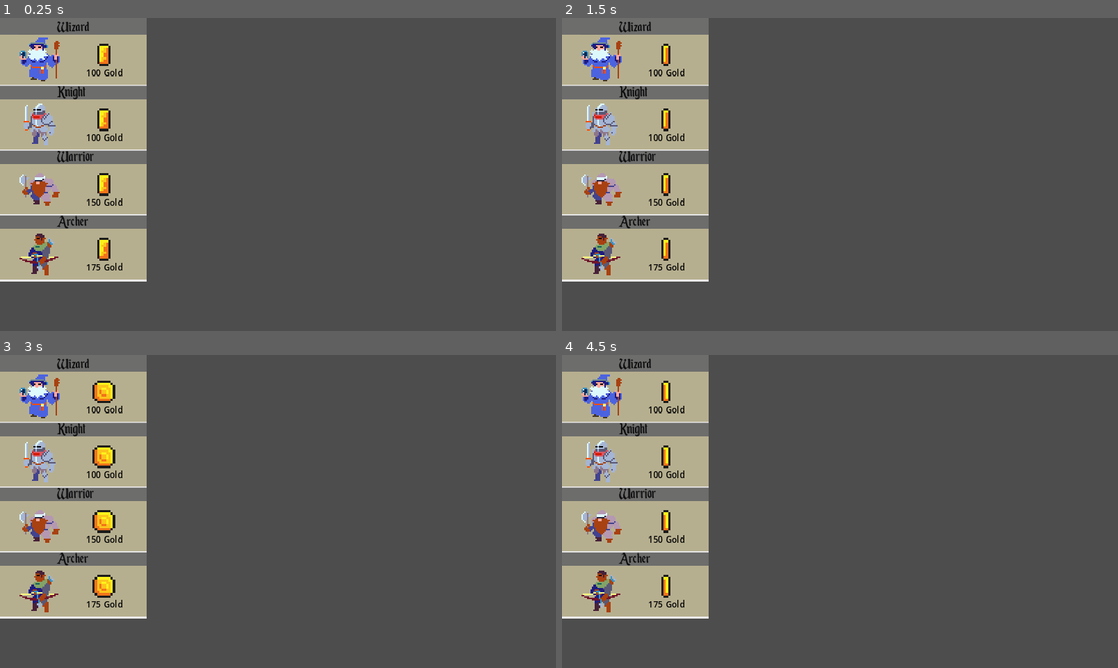
Above: before the commit, frames 1-4 (two rows, left to right).
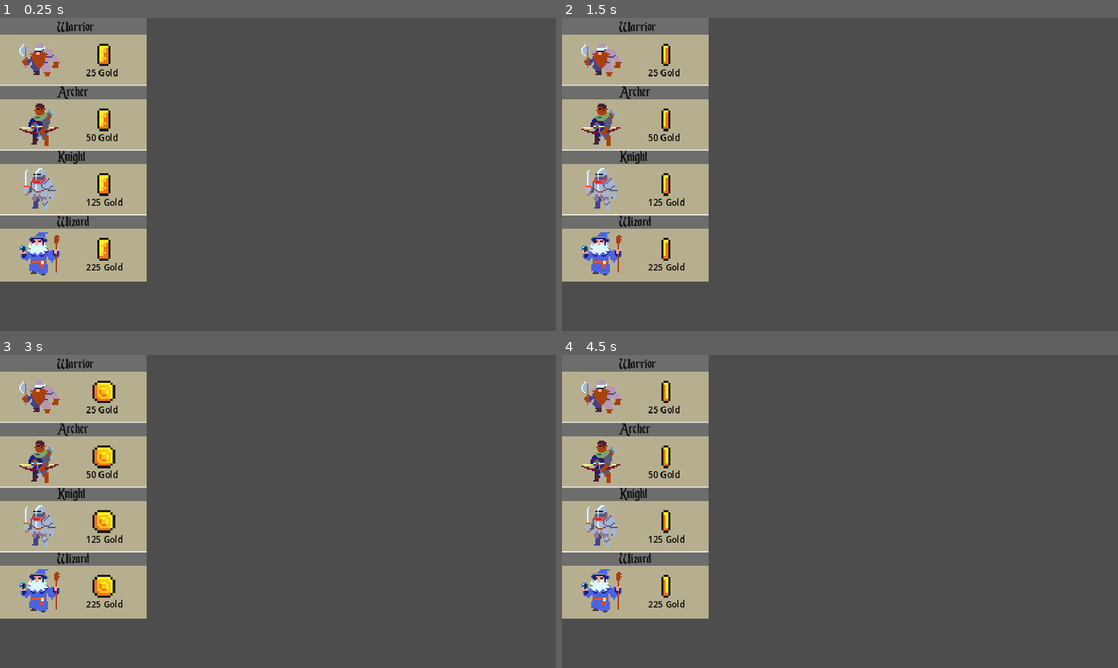
Above: after the commit, the same moments.

Repository: WizardsNStuff/tower-defense
Game: Godot game, scene res://menus-and-interfaces/tower_shop/tower_shop.tscn
The game is run twice, just before and just after one commit, with the same random seed, the same clock (stepped at 60 frames per second) and the same inputs. This scene is started directly instead of the project's main scene.
Inputs (mouse positions are in pixels of both pictures, inside the frame that each line leads up to; where the layout moved, square brackets give the same spot in the first picture):
- Up to frame 1 (0.25 s): no input
- Up to frame 2 (1.5 s): click (600, 252) [600, 58] at 0.5 s; click (600, 58) [600, 190] at 1.25 s
- Up to frame 3 (3 s): click (38, 461) [38, 589] at 2 s; click (38, 527) [38, 461] at 2.75 s
- Up to frame 4 (4.5 s): click (600, 589) [600, 395] at 3.5 s; click (600, 395) [600, 527] at 4.25 s

The runs differ from the first frame. In frame 1, 3.1% of the frame differs, in the area x 0-27%, y 1-85%; in frame 2, 3.1%; in frame 3, 3.1%; in frame 4, 3.1%.

Commit message:
adjusted order of towers in shop and their prices

Diff:
--- a/menus-and-interfaces/tower_shop/tower_shop.tscn
+++ b/menus-and-interfaces/tower_shop/tower_shop.tscn
@@ -133,28 +133,29 @@
 offset_bottom = 124.0
 theme_override_constants/separation = 60
 
-[node name="Wizard Tower" type="Label" parent="ScrollContainer/ColorRect/VBoxContainer"]
-layout_mode = 2
-text = "                                    Wizard
+[node name="Warrior" type="Label" parent="ScrollContainer/ColorRect/VBoxContainer"]
+layout_mode = 2
+text = "                                    Warrior
 
 "
 label_settings = SubResource("LabelSettings_bd3wd")
 
-[node name="WizardBtn" type="Button" parent="ScrollContainer/ColorRect/VBoxContainer/Wizard Tower"]
-layout_mode = 0
-offset_left = 41.0
-offset_top = 38.0
-offset_right = 141.0
+[node name="WarriorBtn" type="Button" parent="ScrollContainer/ColorRect/VBoxContainer/Warrior"]
+layout_mode = 0
+offset_left = 40.0
+offset_top = 38.0
+offset_right = 140.0
 offset_bottom = 153.0
 mouse_default_cursor_shape = 2
 
-[node name="TitleBackground" type="Panel" parent="ScrollContainer/ColorRect/VBoxContainer/Wizard Tower"]
-layout_mode = 0
-offset_left = -5.0
+[node name="TitleBackground" type="Panel" parent="ScrollContainer/ColorRect/VBoxContainer/Warrior"]
+layout_mode = 0
+offset_left = -4.0
+offset_top = -3.0
 offset_right = 340.0
 offset_bottom = 39.0
 
-[node name="ContentBackground" type="Panel" parent="ScrollContainer/ColorRect/VBoxContainer/Wizard Tower"]
+[node name="ContentBackground" type="Panel" parent="ScrollContainer/ColorRect/VBoxContainer/Warrior"]
 layout_mode = 0
 offset_left = -3.0
 offset_top = 38.0
@@ -162,23 +163,75 @@
 offset_bottom = 154.0
 theme_override_styles/panel = SubResource("StyleBoxFlat_qyo70")
 
-[node name="Wizard" type="Sprite2D" parent="ScrollContainer/ColorRect/VBoxContainer/Wizard Tower"]
+[node name="Warrior" type="Sprite2D" parent="ScrollContainer/ColorRect/VBoxContainer/Warrior"]
 position = Vector2(91, 96)
 scale = Vector2(3.33064, 3.33064)
 texture = ExtResource("1_u1vya")
 region_enabled = true
-region_rect = Rect2(32.3109, 128.003, 31.3627, 32.3205)
-
-[node name="WizardCost" type="Label" parent="ScrollContainer/ColorRect/VBoxContainer/Wizard Tower"]
+region_rect = Rect2(0.592407, 6.61723, 29.037, 25.4815)
+
+[node name="WarriorCost" type="Label" parent="ScrollContainer/ColorRect/VBoxContainer/Warrior"]
 layout_mode = 0
 offset_left = 198.0
 offset_top = 112.0
 offset_right = 283.0
 offset_bottom = 140.0
-text = "100 Gold"
+text = "25 Gold"
 label_settings = SubResource("LabelSettings_5jh3i")
 
-[node name="Coin" type="AnimatedSprite2D" parent="ScrollContainer/ColorRect/VBoxContainer/Wizard Tower"]
+[node name="Coin" type="AnimatedSprite2D" parent="ScrollContainer/ColorRect/VBoxContainer/Warrior"]
+position = Vector2(239, 85)
+scale = Vector2(5.20312, 5.20312)
+sprite_frames = SubResource("SpriteFrames_ic6lq")
+autoplay = "default"
+
+[node name="Archer" type="Label" parent="ScrollContainer/ColorRect/VBoxContainer"]
+layout_mode = 2
+text = "                                    Archer
+
+"
+label_settings = SubResource("LabelSettings_bd3wd")
+
+[node name="ArcherBtn" type="Button" parent="ScrollContainer/ColorRect/VBoxContainer/Archer"]
+layout_mode = 0
+offset_left = 40.0
+offset_top = 38.0
+offset_right = 140.0
+offset_bottom = 153.0
+mouse_default_cursor_shape = 2
+
+[node name="TitleBackground" type="Panel" parent="ScrollContainer/ColorRect/VBoxContainer/Archer"]
+layout_mode = 0
+offset_left = -4.0
+offset_top = 7.0
+offset_right = 340.0
+offset_bottom = 39.0
+
+[node name="ContentBackground" type="Panel" parent="ScrollContainer/ColorRect/VBoxContainer/Archer"]
+layout_mode = 0
+offset_left = -3.0
+offset_top = 38.0
+offset_right = 341.0
+offset_bottom = 154.0
+theme_override_styles/panel = SubResource("StyleBoxFlat_qyo70")
+
+[node name="Archer" type="Sprite2D" parent="ScrollContainer/ColorRect/VBoxContainer/Archer"]
+position = Vector2(91, 96)
+scale = Vector2(3.33064, 3.33064)
+texture = ExtResource("1_u1vya")
+region_enabled = true
+region_rect = Rect2(65.7776, 0.88884, 30.0247, 30.8148)
+
+[node name="ArcherCost" type="Label" parent="ScrollContainer/ColorRect/VBoxContainer/Archer"]
+layout_mode = 0
+offset_left = 198.0
+offset_top = 112.0
+offset_right = 283.0
+offset_bottom = 140.0
+text = "50 Gold"
+label_settings = SubResource("LabelSettings_5jh3i")
+
+[node name="Coin" type="AnimatedSprite2D" parent="ScrollContainer/ColorRect/VBoxContainer/Archer"]
 position = Vector2(239, 85)
 scale = Vector2(5.20312, 5.20312)
 sprite_frames = SubResource("SpriteFrames_ic6lq")
@@ -227,7 +280,7 @@
 offset_top = 112.0
 offset_right = 283.0
 offset_bottom = 140.0
-text = "100 Gold"
+text = "125 Gold"
 label_settings = SubResource("LabelSettings_5jh3i")
 
 [node name="Coin" type="AnimatedSprite2D" parent="ScrollContainer/ColorRect/VBoxContainer/Knight"]
@@ -236,106 +289,54 @@
 sprite_frames = SubResource("SpriteFrames_ic6lq")
 autoplay = "default"
 
-[node name="Warrior" type="Label" parent="ScrollContainer/ColorRect/VBoxContainer"]
-layout_mode = 2
-text = "                                    Warrior
+[node name="Wizard" type="Label" parent="ScrollContainer/ColorRect/VBoxContainer"]
+layout_mode = 2
+text = "                                    Wizard
 
 "
 label_settings = SubResource("LabelSettings_bd3wd")
 
-[node name="WarriorBtn" type="Button" parent="ScrollContainer/ColorRect/VBoxContainer/Warrior"]
-layout_mode = 0
-offset_left = 40.0
-offset_top = 38.0
-offset_right = 140.0
+[node name="WizardBtn" type="Button" parent="ScrollContainer/ColorRect/VBoxContainer/Wizard"]
+layout_mode = 0
+offset_left = 41.0
+offset_top = 38.0
+offset_right = 141.0
 offset_bottom = 153.0
 mouse_default_cursor_shape = 2
 
-[node name="TitleBackground" type="Panel" parent="ScrollContainer/ColorRect/VBoxContainer/Warrior"]
-layout_mode = 0
-offset_left = -4.0
+[node name="TitleBackground" type="Panel" parent="ScrollContainer/ColorRect/VBoxContainer/Wizard"]
+layout_mode = 0
+offset_left = -5.0
 offset_top = 7.0
 offset_right = 340.0
 offset_bottom = 39.0
 
-[node name="ContentBackground" type="Panel" parent="ScrollContainer/ColorRect/VBoxContainer/Warrior"]
+[node name="ContentBackground" type="Panel" parent="ScrollContainer/ColorRect/VBoxContainer/Wizard"]
 layout_mode = 0
 offset_left = -3.0
 offset_top = 38.0
 offset_right = 341.0
-offset_bottom = 154.0
+offset_bottom = 166.0
 theme_override_styles/panel = SubResource("StyleBoxFlat_qyo70")
 
-[node name="Warrior" type="Sprite2D" parent="ScrollContainer/ColorRect/VBoxContainer/Warrior"]
+[node name="Wizard" type="Sprite2D" parent="ScrollContainer/ColorRect/VBoxContainer/Wizard"]
 position = Vector2(91, 96)
 scale = Vector2(3.33064, 3.33064)
 texture = ExtResource("1_u1vya")
 region_enabled = true
-region_rect = Rect2(0.592407, 6.61723, 29.037, 25.4815)
-
-[node name="WarriorCost" type="Label" parent="ScrollContainer/ColorRect/VBoxContainer/Warrior"]
+region_rect = Rect2(32.3109, 128.003, 31.3627, 32.3205)
+
+[node name="WizardCost" type="Label" parent="ScrollContainer/ColorRect/VBoxContainer/Wizard"]
 layout_mode = 0
 offset_left = 198.0
 offset_top = 112.0
 offset_right = 283.0
 offset_bottom = 140.0
-text = "150 Gold"
+text = "225 Gold"
 label_settings = SubResource("LabelSettings_5jh3i")
 
-[node name="Coin" type="AnimatedSprite2D" parent="ScrollContainer/ColorRect/VBoxContainer/Warrior"]
+[node name="Coin" type="AnimatedSprite2D" parent="ScrollContainer/ColorRect/VBoxContainer/Wizard"]
 position = Vector2(239, 85)
 scale = Vector2(5.20312, 5.20312)
 sprite_frames = SubResource("SpriteFrames_ic6lq")
 autoplay = "default"
-
-[node name="Archer" type="Label" parent="ScrollContainer/ColorRect/VBoxContainer"]
-layout_mode = 2
-text = "                                    Archer
-
-"
-label_settings = SubResource("LabelSettings_bd3wd")
-
-[node name="ArcherBtn" type="Button" parent="ScrollContainer/ColorRect/VBoxContainer/Archer"]
-layout_mode = 0
-offset_left = 40.0
-offset_top = 38.0
-offset_right = 140.0
-offset_bottom = 153.0
-mouse_default_cursor_shape = 2
-
-[node name="TitleBackground" type="Panel" parent="ScrollContainer/ColorRect/VBoxContainer/Archer"]
-layout_mode = 0
-offset_left = -4.0
-offset_top = 7.0
-offset_right = 340.0
-offset_bottom = 39.0
-
-[node name="ContentBackground" type="Panel" parent="ScrollContainer/ColorRect/VBoxContainer/Archer"]
-layout_mode = 0
-offset_left = -3.0
-offset_top = 38.0
-offset_right = 341.0
-offset_bottom = 154.0
-theme_override_styles/panel = SubResource("StyleBoxFlat_qyo70")
-
-[node name="Archer" type="Sprite2D" parent="ScrollContainer/ColorRect/VBoxContainer/Archer"]
-position = Vector2(91, 96)
-scale = Vector2(3.33064, 3.33064)
-texture = ExtResource("1_u1vya")
-region_enabled = true
-region_rect = Rect2(65.7776, 0.88884, 30.0247, 30.8148)
-
-[node name="ArcherCost" type="Label" parent="ScrollContainer/ColorRect/VBoxContainer/Archer"]
-layout_mode = 0
-offset_left = 198.0
-offset_top = 112.0
-offset_right = 283.0
-offset_bottom = 140.0
-text = "175 Gold"
-label_settings = SubResource("LabelSettings_5jh3i")
-
-[node name="Coin" type="AnimatedSprite2D" parent="ScrollContainer/ColorRect/VBoxContainer/Archer"]
-position = Vector2(239, 85)
-scale = Vector2(5.20312, 5.20312)
-sprite_frames = SubResource("SpriteFrames_ic6lq")
-autoplay = "default"
